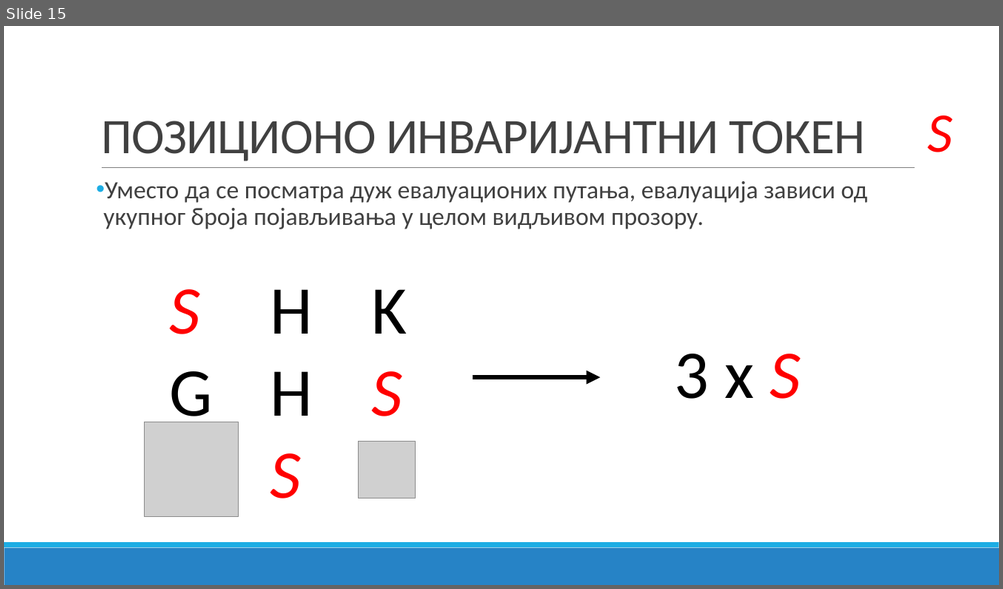
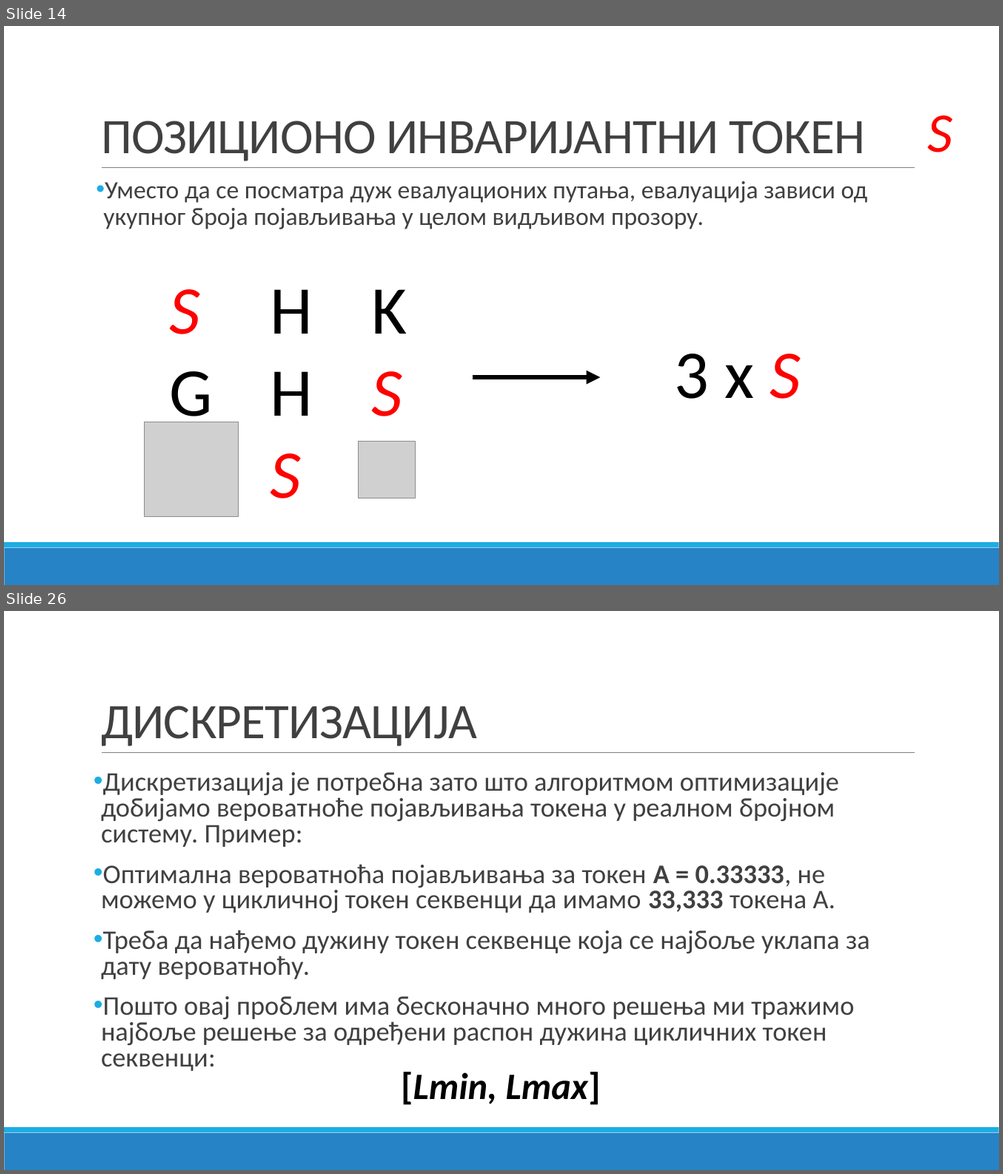
Before and after one commit to bxgda/diplomski-rad, a slide deck: PREZENTACIJA_JB.pptx. Shown one above the other, each under a label of ours: slide 15 before the commit, slides 14 and 26 after it; the slides between them are not shown. The pictures are 1003x589 and 1003x1174 pixels, drawn with LibreOffice and Linux fonts; fonts in the diff are those of the drawing; grey boxes stand for pictures. Boxes give left, top, right and bottom in pixels: in the first picture for what was removed or moved away, otherwise in the second. Text is boxed around its words. In the diff, an @@ line names an element or a change of style, - is before the commit and + after.

```diff
--- a/PREZENTACIJA_JB.pptx
+++ b/PREZENTACIJA_JB.pptx
@@ slide 26 added at [4,611,999,1170], background #FFFFFF; not listed: 3 template elements that a slide beside it also shows @@
@@ title added at [101,706,477,746], 48 pt, text #404040 @@
+ДИСКРЕТИЗАЦИЈА
@@ text added at [101,772,870,1071], 26 pt, text #404040 @@
+• Дискретизација је потребна зато што алгоритмом оптимизације добијамо вероватноће појављивања токена у реалном бројном систему. Пример:
+• Оптимална вероватноћа појављивања за токен А = 0.33333, не можемо у цикличној токен секвенци да имамо 33,333 токена А.
+• Треба да нађемо дужину токен секвенце која се најбоље уклапа за дату вероватноћу.
+• Пошто овај проблем има бесконачно много решења ми тражимо најбоље решење за одређени распон дужина цикличних токен секвенци:
@@ text added at [401,1072,600,1105], 36 pt, text #000000, bold, italic @@
+[Lmin, Lmax]
@@ what was slide 15 is now slide 14 @@
```
Also in this commit, not shown: 2 slides changed, 17 other slides added, 1 slide removed.
